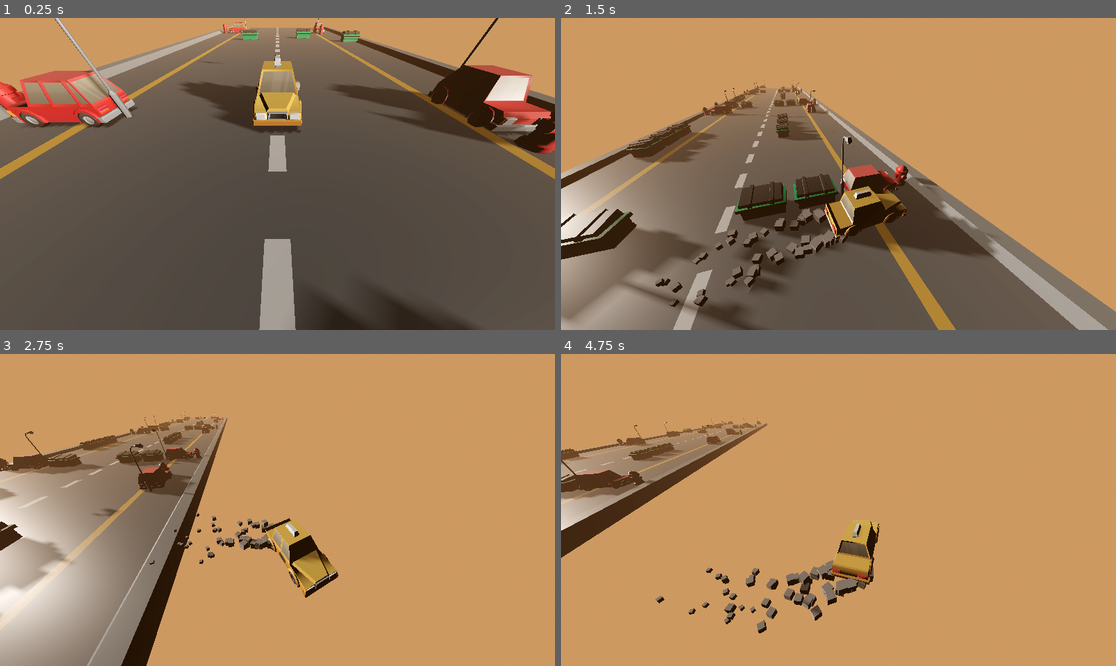
Above: before the commit, frames 1-4 (two rows, left to right).
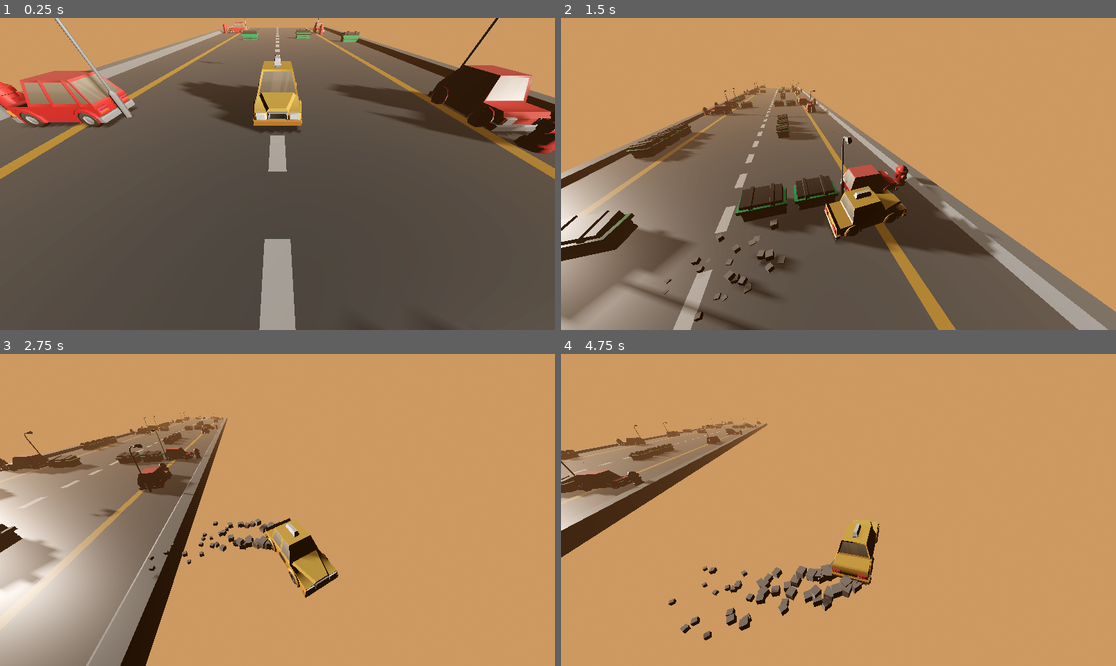
Above: after the commit, the same moments.

Repository: TheoM04/Car-Game
Game: Godot game, scene res://Main.tscn
Same seed, same stepped clock (60 frames per second), same inputs: the game is played once before the commit and once after it. Sound files missing from this copy of the repository are replaced by a short silence.
Inputs (mouse positions are in pixels of both pictures, inside the frame that each line leads up to):
- Up to frame 1 (0.25 s): no input
- Up to frame 2 (1.5 s): tap Enter at 0.5 s; move the mouse to (960, 158) at 0.52 s; hold Right (ui_right) 0.53-1.28 s; tap Space (ui_select) at 0.6, 0.77, 1.07, 1.35 s; click (960, 158) at 0.67 s; move the mouse to (727, 189) at 1.27 s; hold Down (ui_down) from 1.28 s (still down)
- Up to frame 3 (2.75 s): tap Space (ui_select) at 1.52, 1.82, 2.1 s; move the mouse to (333, 441) at 2.02 s; release Down (ui_down) at 2.03 s; hold Right (ui_right) from 2.03 s (still down)
- Up to frame 4 (4.75 s): move the mouse to (810, 572) at 2.77 s; release Right (ui_right) at 2.78 s; hold Up (ui_up) 2.78-3.53 s; tap Space (ui_select) at 2.85, 3.02, 3.32, 3.6, 3.77, 4.07, 4.35, 4.52 s; click (810, 572) at 2.92 s; move the mouse to (1005, 556) at 3.52 s; hold Left (ui_left) from 3.53 s (still down); move the mouse to (672, 463) at 4.27 s

The runs differ from the first frame. In frame 1, 1.4% of the frame differs, in the area x 41-86%, y 3-100%; in frame 2, 3.7%, in the area x 0-53%, y 21-98%; in frame 3, 1.9%; in frame 4, 2.6%.

Commit message:
added crash detection with 3 types of damage: crash, clip and stack(if the player stays collided with an obstacle instead of just clipping)

Diff:
--- a/Scenes/Car.tscn
+++ b/Scenes/Car.tscn
@@ -4,7 +4,7 @@
 [ext_resource type="PackedScene" uid="uid://b7tghduhdgn3k" path="res://Assets/gltf/car_taxi.gltf" id="2_go66d"]
 
 [sub_resource type="BoxShape3D" id="BoxShape3D_1sfmx"]
-size = Vector3(0.75, 0.55, 1.57)
+size = Vector3(0.7, 0.55, 1.6)
 
 [sub_resource type="Curve" id="Curve_go66d"]
 _data = [Vector2(0, 1), 0.0, 0.03021426, 0, 0, Vector2(0.99719095, 0.3159346), -0.23105016, 0.0, 0, 0]
@@ -35,11 +35,14 @@
 material = SubResource("StandardMaterial3D_go66d")
 size = Vector3(0.2, 0.2, 0.2)
 
+[sub_resource type="BoxShape3D" id="BoxShape3D_go66d"]
+size = Vector3(0.75, 0.6, 1.65)
+
 [node name="Car" type="CharacterBody3D" unique_id=989504744]
 physics_interpolation_mode = 1
 script = ExtResource("1_1k6jk")
 
-[node name="car_taxi2" parent="." unique_id=1990908043 instance=ExtResource("2_go66d")]
+[node name="CarMesh" parent="." unique_id=1990908043 instance=ExtResource("2_go66d")]
 transform = Transform3D(-2, 0, -1.7484555e-07, 0, 2, 0, 1.7484555e-07, 0, -2, 0, 0.5756148, 0)
 
 [node name="CollisionShape3D" type="CollisionShape3D" parent="." unique_id=596478767]
@@ -59,3 +62,9 @@
 lifetime = 0.5
 process_material = SubResource("ParticleProcessMaterial_go66d")
 draw_pass_1 = SubResource("BoxMesh_1sfmx")
+
+[node name="CrashDetector" type="Area3D" parent="." unique_id=1022374753]
+
+[node name="CollisionShape3D" type="CollisionShape3D" parent="CrashDetector" unique_id=22497357]
+transform = Transform3D(1, 0, 0, 0, 1, 0, 0, 0, 1, 0, 0.767, 0)
+shape = SubResource("BoxShape3D_go66d")
--- a/Scenes/obstacles/obstacle_0.tscn
+++ b/Scenes/obstacles/obstacle_0.tscn
@@ -5,12 +5,11 @@
 [sub_resource type="BoxShape3D" id="BoxShape3D_wt3t2"]
 size = Vector3(1, 0.4, 1)
 
-[node name="Obstacle0" type="StaticBody3D" unique_id=689983455]
-transform = Transform3D(1, 0, 0, 0, 1, 0, 0, 0, 1, 0, -0.04859495, 0)
+[node name="Obstacle0" type="StaticBody3D" unique_id=689983455 groups=["obstacle"]]
 
 [node name="dumpster2" parent="." unique_id=1481925946 instance=ExtResource("1_yquvf")]
-transform = Transform3D(2, 0, 0, 0, 2, 0, 0, 0, 2, 0, 0, 0)
+transform = Transform3D(2, 0, 0, 0, 2, 0, 0, 0, 2, 0, -0.049, 0)
 
 [node name="CollisionShape3D" type="CollisionShape3D" parent="." unique_id=600264160]
-transform = Transform3D(1, 0, 0, 0, 1, 0, 0, 0, 1, 0, 0.30791438, 0)
+transform = Transform3D(1, 0, 0, 0, 1, 0, 0, 0, 1, 0, 0.259, 0)
 shape = SubResource("BoxShape3D_wt3t2")
--- a/Scenes/obstacles/obstacle_1.tscn
+++ b/Scenes/obstacles/obstacle_1.tscn
@@ -7,7 +7,7 @@
 [sub_resource type="BoxShape3D" id="BoxShape3D_x8nsr"]
 size = Vector3(2.3864136, 0.50783694, 0.7578125)
 
-[node name="Obstacle1" type="StaticBody3D" unique_id=168672363]
+[node name="Obstacle1" type="StaticBody3D" unique_id=168672363 groups=["obstacle"]]
 
 [node name="car_hatchback2" parent="." unique_id=198184614 instance=ExtResource("1_fc5b6")]
 transform = Transform3D(-8.742278e-08, 0, 2, 0, 2, 0, -2, 0, -8.742278e-08, -0.13853508, 0.106725335, -1.5800133e-08)
--- a/Scenes/terrain_controller.tscn
+++ b/Scenes/terrain_controller.tscn
@@ -2,5 +2,5 @@
 
 [ext_resource type="Script" uid="uid://b7ff366dbhcth" path="res://Scripts/terrain_controller.gd" id="1_adusk"]
 
-[node name="TerrainController" type="Node3D" unique_id=563873316]
+[node name="TerrainController" type="Node3D" unique_id=563873316 groups=["terrain_controller"]]
 script = ExtResource("1_adusk")
--- a/Scripts/beat_dbg.gd
+++ b/Scripts/beat_dbg.gd
@@ -5,7 +5,7 @@
 func _ready() -> void:
 	set_visible(false)
 
-func _process(delta: float) -> void:
+func _process(_delta: float) -> void:
 	pass
 
 func _on_music_player_beat(n: int) -> void:
--- a/Scripts/car.gd
+++ b/Scripts/car.gd
@@ -6,48 +6,130 @@
 const BASE_STEERING_SENSITIVITY = 1.0
 const DRIFT_STEERING_SENSITIVITY = 0.75
 
+const OBSTACLE_HEAVY_CRASH_DISTANCE = 0.4
+const SCRAPE_DAMAGE = 25
+const STUCK_DAMAGE = 40
+
 var steering_input = 0.0
 var current_yaw = 0.0
+var has_crashed := false
+
+# Health Variables
+@export var max_health: float = 100.0
+var current_health: float = max_health
+
 @export var turn_sensitivity = 2.0
 
-# Logic for tracking the "First Pressed" key
+@onready var car_mesh: Node3D = $CarMesh
+@onready var left_smoke: GPUParticles3D = $LeftSmoke
+@onready var right_smoke: GPUParticles3D = $RightSmoke
+
+# Logic for tracking the first pressed key for drifting
 var first_pressed_dir = 0.0
 
+# Track currently overlapping obstacles for continuous damage
+var scraping_obstacles: Array[Node3D] = []
+var damage_tick_timer = 0.0
+const TICK_RATE = 0.4 # Apply side damage every TICK_RATE seconds while stuck
+
+func _ready() -> void:
+	# Connect both entered and exited signals to manage getting stuck/unstuck
+	$CrashDetector.body_entered.connect(_on_crash_detector_body_entered)
+	$CrashDetector.body_exited.connect(_on_crash_detector_body_exited)
+
 func _physics_process(delta: float) -> void:
+	if has_crashed:
+		if Input.is_action_just_pressed("ui_select"):
+			get_tree().reload_current_scene()
+		return
+
+	# Handle continuous damage if stuck against an obstacle
+	if not scraping_obstacles.is_empty():
+		damage_tick_timer += delta
+		if damage_tick_timer >= TICK_RATE:
+			damage_tick_timer = 0.0
+			_apply_damage(STUCK_DAMAGE, "⚡ STUCK! Continuous scraping damage...")
+
 	var left = Input.is_action_pressed("ui_left")
 	var right = Input.is_action_pressed("ui_right")
 
-	# 1. DETECT THE "FIRST PRESSED" DIRECTION
 	if left and right:
-		# If both are held, stay with the one we already picked
 		if first_pressed_dir == 0.0:
-			# This only runs the very first frame both are pressed
 			first_pressed_dir = 1.0 if Input.is_action_just_pressed("ui_left") else -1.0
 
 		steering_input = first_pressed_dir
-		# Activate drift mode automatically when both are held
 		_apply_movement(delta, true)
 	else:
-		# Reset tracking when one or both keys are released
 		first_pressed_dir = 0.0
 		steering_input = Input.get_axis("ui_left", "ui_right")
 		_apply_movement(delta, false)
 
+func _update_particles(is_drifting: bool) -> void:
+	if left_smoke and right_smoke:
+		var emitting = !has_crashed && (is_drifting || steering_input != 0.0)
+		left_smoke.emitting = emitting
+		right_smoke.emitting = emitting
+
 func _apply_movement(delta: float, is_drifting: bool) -> void:
 	var current_speed = DRIFT_SPEED if is_drifting else BASE_SPEED
 
-	# 2. ACCUMULATE ROTATION
 	var rotation_factor = DRIFT_STEERING_SENSITIVITY if is_drifting else BASE_STEERING_SENSITIVITY
 	current_yaw -= steering_input * (turn_sensitivity * rotation_factor) * delta
 	rotation.y = current_yaw
 
-	# 3. CALCULATE DIRECTION
 	var forward_vector = -transform.basis.z
 	velocity.x = forward_vector.x * current_speed
 
-	# 4. VISUAL TILT (Subtle roll)
+	# Visual tilt
 	var target_tilt = -steering_input * 0.1
 	rotation.z = lerp_angle(rotation.z, target_tilt, 5.0 * delta)
 
+	_update_particles(is_drifting)
+
 	velocity.z = 0
+	velocity.y = 0
 	move_and_slide()
+
+func _on_crash_detector_body_entered(body: Node3D) -> void:
+	if has_crashed:
+		return
+
+	if body.is_in_group("obstacle"):
+		var local_pos = global_transform.inverse() * body.global_position
+		var distance_from_center = abs(local_pos.x)
+
+		# 1. HUGE DAMAGE -> Instant Wreck
+		if distance_from_center < OBSTACLE_HEAVY_CRASH_DISTANCE:
+			_apply_damage(max_health, "💥 DIRECT HEAD-ON COLLISION!")
+		# 2. LIGHT DAMAGE -> Track for continuous scrape damage
+		else:
+			if not scraping_obstacles.has(body):
+				scraping_obstacles.append(body)
+			_apply_damage(SCRAPE_DAMAGE, "🚗 INITIAL CLIP! Side Scrape!")
+
+func _on_crash_detector_body_exited(body: Node3D) -> void:
+	# If we successfully steer away and clear the obstacle, remove it from our tracking
+	if scraping_obstacles.has(body):
+		scraping_obstacles.erase(body)
+		damage_tick_timer = 0.0 # Reset tick timer
+
+func _apply_damage(amount: float, message: String) -> void:
+	current_health -= amount
+	print(message, "\nCurrent Health: ", current_health if current_health > 0 else 0, "/", max_health)
+
+	if current_health <= 0:
+		trigger_game_over()
+
+func trigger_game_over() -> void:
+	if has_crashed: return
+	has_crashed = true
+	velocity = Vector3.ZERO
+	scraping_obstacles.clear()
+	_update_particles(false)
+
+	var terrain = get_tree().get_first_node_in_group("terrain_controller")
+	if terrain:
+		terrain.active_speed = 0.0
+		terrain.set_physics_process(false)
+
+	print("💀 TOTALED! Game Over. Press Spacebar to Restart.")
